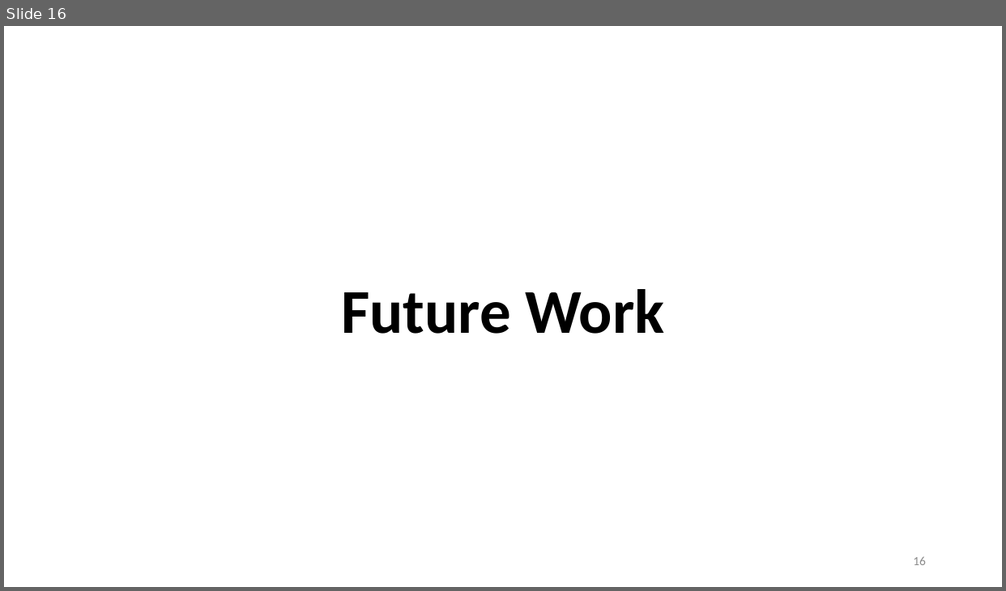
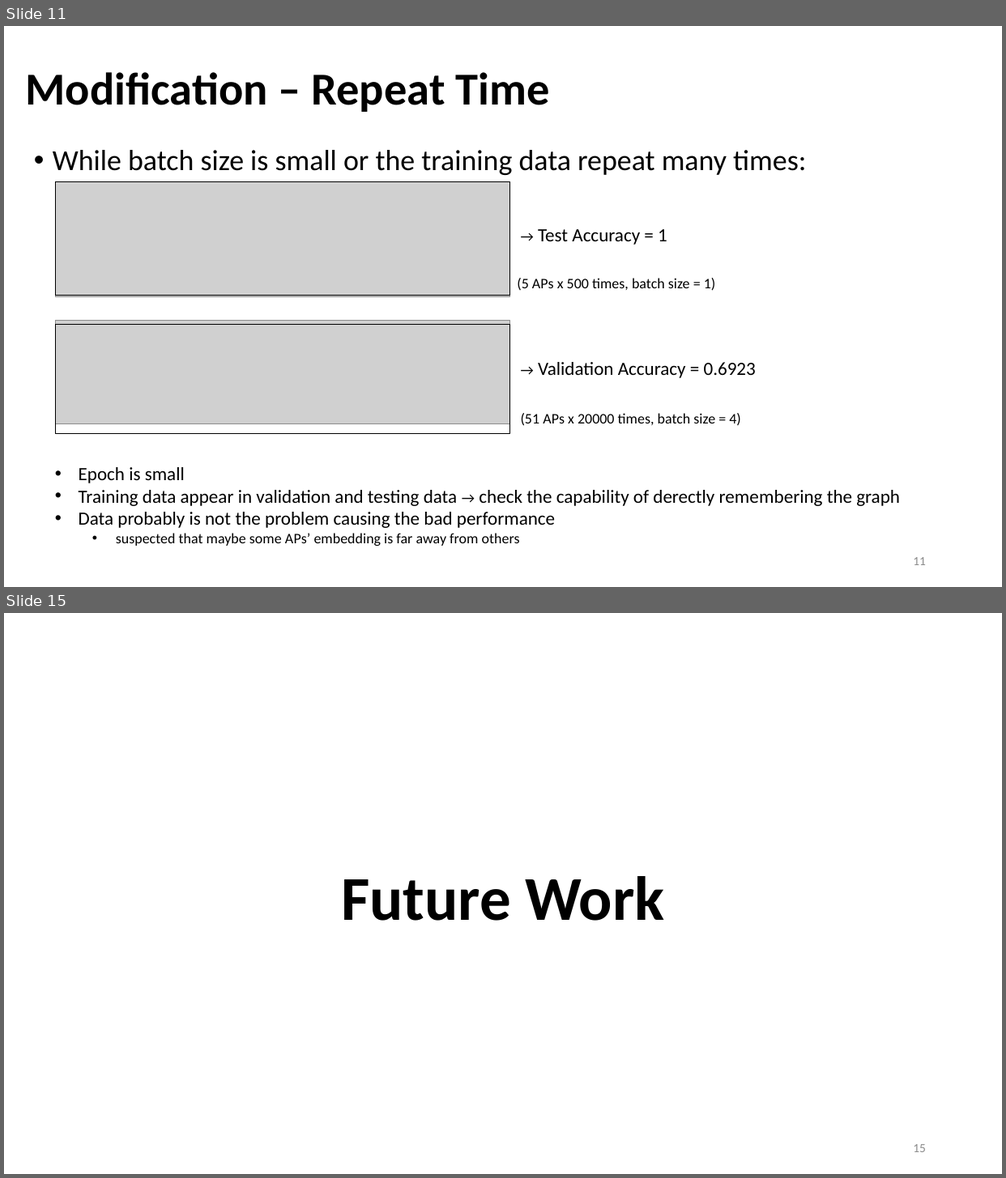
Before and after one commit to Bai1026/Intern-IIS, a slide deck: Meeting/Presentation_0816.pptx. Shown one above the other, each under a label of ours: slide 16 before the commit, slides 11 and 15 after it; the slides between them are not shown. The pictures are 1006x591 and 1006x1178 pixels, drawn with LibreOffice and Linux fonts; fonts in the diff are those of the drawing; grey boxes stand for pictures. Boxes give left, top, right and bottom in pixels: in the first picture for what was removed or moved away, otherwise in the second. Text is boxed around its words. In the diff, an @@ line names an element or a change of style, - is before the commit and + after.

```diff
--- a/Meeting/Presentation_0816.pptx
+++ b/Meeting/Presentation_0816.pptx
@@ slide 11 added at (4, 26, 1002, 587), background #FFFFFF @@
@@ title added at (26, 72, 549, 112), 44 pt, text #000000, bold @@
+Modification – Repeat Time
@@ text added at (53, 150, 806, 175), 28 pt, text #000000 @@
+• While batch size is small or the training data repeat many times:
@@ picture added at (55, 182, 509, 297) @@
@@ rectangle added at (55, 182, 509, 297), outline #000000 0.75 pt @@
@@ text added at (538, 229, 667, 245), 18 pt, text #000000 @@
+→ Test Accuracy = 1
@@ text added at (517, 278, 716, 291), 14 pt, text #000000 @@
+(5 APs x 500 times, batch size = 1)
@@ picture added at (55, 321, 509, 425) @@
@@ rectangle added at (55, 325, 509, 435), outline #000000 0.75 pt @@
@@ text added at (538, 362, 756, 378), 18 pt, text #000000 @@
+→ Validation Accuracy = 0.6923
@@ text added at (521, 413, 741, 426), 14 pt, text #000000 @@
+(51 APs x 20000 times, batch size = 4)
@@ text added at (79, 467, 900, 546), 18 pt, text #000000 @@
+• Epoch is small
+• Training data appear in validation and testing data → check the capability of derectly remembering the graph
+• Data probably is not the problem causing the bad performance
+  • suspected that maybe some APs’ embedding is far away from others
@@ page number added at (913, 557, 926, 565), 12 pt, text #8C8C8C @@
+11
@@ what was slide 16 is now slide 15 @@
@@ page number at (913, 1144, 926, 1152): text changed @@
-16
+15
```
Also in this commit, not shown: 5 slides changed, 7 other slides added, 5 slides removed, 20 other files.
